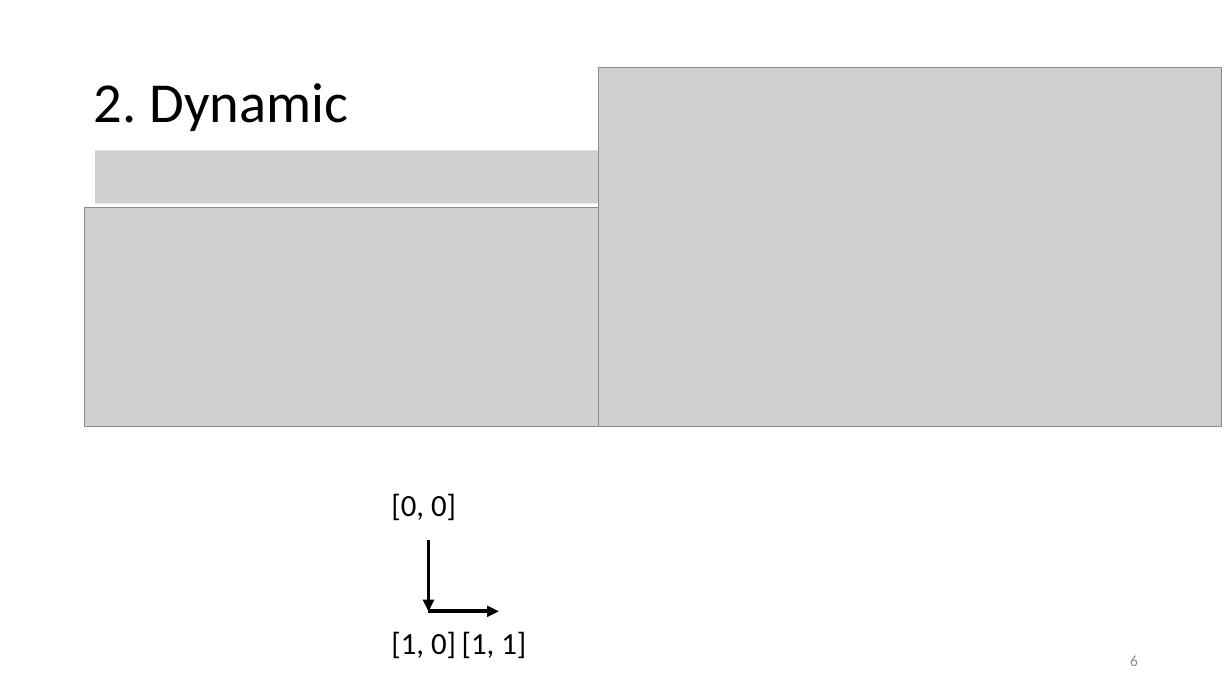
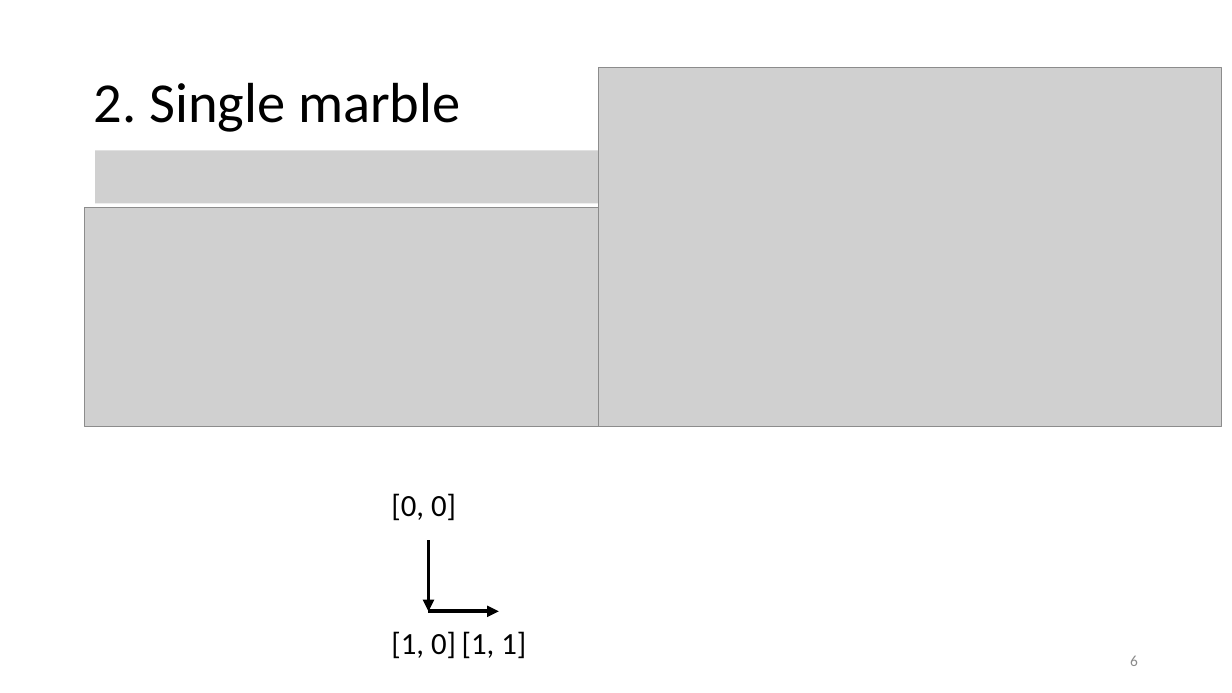
Before and after one commit to vutuanhai237/CourseMaterialsUIT, a slide deck: slide 6 of SExxx-Programming for quantum computer/Slide/x. quantum complexity.pptx. Drawn at 1232x693 pixels with LibreOffice and Linux fonts; fonts in the diff are those of the drawing; grey boxes stand for pictures. Boxes give left, top, right and bottom in pixels: in the first picture for what was removed or moved away, otherwise in the second. Text is boxed around its words. In the diff, an @@ line names an element or a change of style, - is before the commit and + after.

```diff
--- a/SExxx-Programming for quantum computer/Slide/x. quantum complexity.pptx
+++ b/SExxx-Programming for quantum computer/Slide/x. quantum complexity.pptx
@@ title at <box>94,82,460,132</box>: text changed @@
-2. Dynamic
+2. Single marble
```
Also in this commit, not shown: 10 other slides changed, 20 other files.
